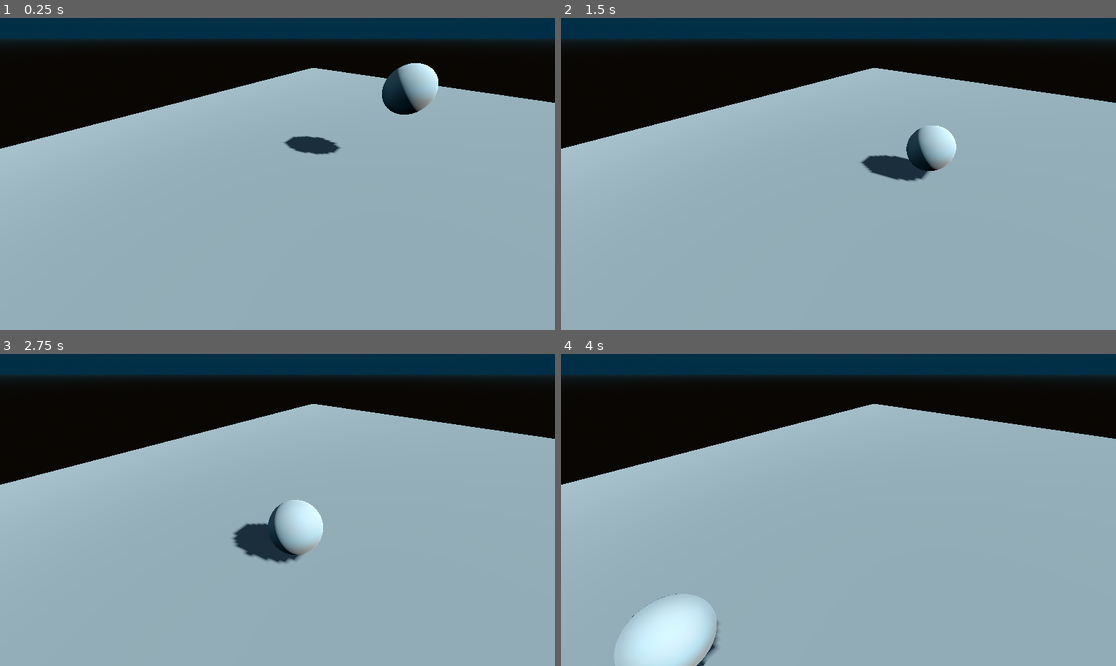
Above: before the commit, frames 1-4 (two rows, left to right).
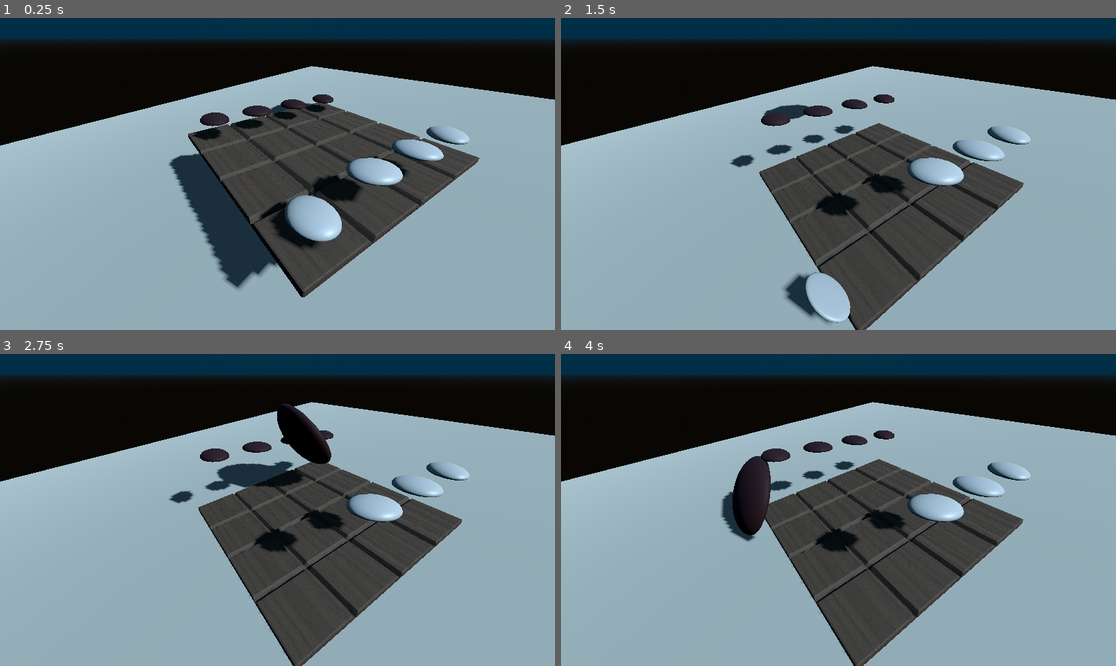
Above: after the commit, the same moments.

Repository: Runchimchar/shove-online
Game: Godot game, scene res://scenes/main.tscn
Same seed, same stepped clock (60 frames per second), same inputs: the game is played once before the commit and once after it.
Inputs:
- Up to frame 1 (0.25 s): no input
- Up to frame 2 (1.5 s): no input
- Up to frame 3 (2.75 s): no input
- Up to frame 4 (4 s): no input

The runs differ from the first frame. In frame 1, 22% of the frame differs, in the area x 0-100%, y 14-90%; in frame 2, 20%; in frame 3, 20%; in frame 4, 23%, in the area x 0-100%, y 15-100%.

Commit message:
Added meshes and textures

Diff:
--- /dev/null
+++ b/source/assets/material/board_mat.tres
@@ -0,0 +1,11 @@
+[gd_resource type="StandardMaterial3D" load_steps=2 format=3 uid="uid://cfvbalnphmqqu"]
+
+[ext_resource type="Texture2D" uid="uid://dfru081g5srcg" path="res://assets/material/wood.jpg" id="1_uhpun"]
+
+[resource]
+resource_name = "Material"
+cull_mode = 2
+albedo_texture = ExtResource("1_uhpun")
+metallic_specular = 0.69
+roughness = 0.76
+texture_filter = 0
--- /dev/null
+++ b/source/assets/material/dark_mat.tres
@@ -0,0 +1,7 @@
+[gd_resource type="StandardMaterial3D" format=3 uid="uid://bubi2ah5brv1i"]
+
+[resource]
+albedo_color = Color(0.2995715, 0.21799737, 0.25221702, 1)
+metallic = 0.26
+metallic_specular = 0.26
+roughness = 0.62
--- /dev/null
+++ b/source/assets/material/light_mat.tres
@@ -0,0 +1,6 @@
+[gd_resource type="StandardMaterial3D" format=3 uid="uid://dc3g8ykt45s0l"]
+
+[resource]
+albedo_color = Color(0.8504813, 0.8561692, 0.90276444, 1)
+metallic_specular = 0.76
+roughness = 0.46
--- a/source/scenes/main.tscn
+++ b/source/scenes/main.tscn
@@ -1,15 +1,16 @@
-[gd_scene load_steps=12 format=3 uid="uid://dyermsf8le20f"]
+[gd_scene load_steps=17 format=3 uid="uid://dyermsf8le20f"]
+
+[ext_resource type="Material" uid="uid://bubi2ah5brv1i" path="res://assets/material/dark_mat.tres" id="2_jyhfs"]
+[ext_resource type="Material" uid="uid://dc3g8ykt45s0l" path="res://assets/material/light_mat.tres" id="4_jyhfs"]
+[ext_resource type="ArrayMesh" uid="uid://cjjgnntvkxl8" path="res://assets/meshes/token.obj" id="5_o6xl0"]
+[ext_resource type="Material" uid="uid://cfvbalnphmqqu" path="res://assets/material/board_mat.tres" id="5_tefeu"]
+[ext_resource type="ArrayMesh" uid="uid://cah18mj2u1mg2" path="res://assets/meshes/board.obj" id="7_85g3d"]
 
 [sub_resource type="PhysicsMaterial" id="PhysicsMaterial_sgp6g"]
 friction = 0.8
 bounce = 0.8
 
 [sub_resource type="SphereShape3D" id="SphereShape3D_sgp6g"]
-
-[sub_resource type="StandardMaterial3D" id="StandardMaterial3D_o5qli"]
-
-[sub_resource type="SphereMesh" id="SphereMesh_o5qli"]
-material = SubResource("StandardMaterial3D_o5qli")
 
 [sub_resource type="PhysicsMaterial" id="PhysicsMaterial_o5qli"]
 friction = 0.78
@@ -41,18 +42,28 @@
 background_mode = 2
 sky = SubResource("Sky_o5qli")
 
+[sub_resource type="BoxShape3D" id="BoxShape3D_tbgi4"]
+size = Vector3(4.4455566, 0.125, 4.421875)
+
+[sub_resource type="CapsuleShape3D" id="CapsuleShape3D_tbgi4"]
+radius = 0.26464844
+height = 1.036377
+
 [node name="Node3D" type="Node3D"]
 
 [node name="Ball" type="RigidBody3D" parent="."]
-transform = Transform3D(1, 0, 0, 0, 1, 0, 0, 0, 1, 0.54536796, 2.3612914, -3.0371435)
+transform = Transform3D(1, 0, 0, 0, 1, 0, 0, 0, 1, 0.54536796, 1.7439733, -5.069332)
 physics_material_override = SubResource("PhysicsMaterial_sgp6g")
+linear_velocity = Vector3(-0.51, 9.96, 1.305)
 
 [node name="CollisionShape3D" type="CollisionShape3D" parent="Ball"]
 shape = SubResource("SphereShape3D_sgp6g")
 
 [node name="MeshInstance3D" type="MeshInstance3D" parent="Ball"]
+transform = Transform3D(2.995, 0, 0, 0, 2.995, 0, 0, 0, 2.995, 0, 0, 0)
 gi_mode = 2
-mesh = SubResource("SphereMesh_o5qli")
+mesh = ExtResource("5_o6xl0")
+surface_material_override/0 = ExtResource("2_jyhfs")
 
 [node name="Table" type="StaticBody3D" parent="."]
 transform = Transform3D(1, 0, 0, 0, 0.9930828, -0.11741607, 0, 0.11741607, 0.9930828, 0, 0, 0)
@@ -65,7 +76,7 @@
 mesh = SubResource("PlaneMesh_sgp6g")
 
 [node name="Camera3D" type="Camera3D" parent="."]
-transform = Transform3D(0.5546412, -0.4604713, 0.6930652, 2.1653614e-08, 0.8329213, 0.55339146, -0.83208966, -0.3069336, 0.46197242, 2.8063066, 2.9763212, 1.7970462)
+transform = Transform3D(0.5546412, -0.46047127, 0.6930652, 2.1653614e-08, 0.8329213, 0.5533914, -0.83208966, -0.30693364, 0.46197245, 3.6344764, 2.9763212, 2.433504)
 
 [node name="DirectionalLight3D" type="DirectionalLight3D" parent="."]
 transform = Transform3D(0.3907312, 0.5755389, 0.7183899, -6.8227386e-08, -0.78043044, 0.6252426, 0.9205048, -0.24430186, -0.30493847, 2.6201847, -1.1920929e-07, -0.7365124)
@@ -74,3 +85,74 @@
 
 [node name="WorldEnvironment" type="WorldEnvironment" parent="."]
 environment = SubResource("Environment_0wfyh")
+
+[node name="RigidBody3D" type="RigidBody3D" parent="."]
+transform = Transform3D(1, 0, 0, 0, 1, 0, 0, 0, 1, 0.70831716, 1.2748771, -0.5620022)
+
+[node name="Board" type="MeshInstance3D" parent="RigidBody3D"]
+transform = Transform3D(2.275, 0, 0, 0, 2.275, 0, 0, 0, 2.275, 0, 0, 0)
+material_override = ExtResource("5_tefeu")
+mesh = ExtResource("7_85g3d")
+skeleton = NodePath("../..")
+
+[node name="CollisionShape3D" type="CollisionShape3D" parent="RigidBody3D"]
+transform = Transform3D(1, 0, 0, 0, 1, 0, 0, 0, 1, 0, 0.028022766, -0.02286768)
+shape = SubResource("BoxShape3D_tbgi4")
+
+[node name="Light Tokens" type="Node3D" parent="."]
+transform = Transform3D(1, 0, 0, 0, 1, 0, 0, 0, 1, 2.4096863, 1.4490464, 1.1157124)
+
+[node name="RigidBody3D" type="RigidBody3D" parent="Light Tokens"]
+
+[node name="Token" type="MeshInstance3D" parent="Light Tokens/RigidBody3D"]
+mesh = ExtResource("5_o6xl0")
+skeleton = NodePath("../../..")
+surface_material_override/0 = ExtResource("4_jyhfs")
+
+[node name="CollisionShape3D" type="CollisionShape3D" parent="Light Tokens/RigidBody3D"]
+transform = Transform3D(-4.371139e-08, 1, 0, -1, -4.371139e-08, 0, 0, 0, 1, 0, -0.003733039, 0)
+shape = SubResource("CapsuleShape3D_tbgi4")
+
+[node name="Token2" type="MeshInstance3D" parent="Light Tokens"]
+transform = Transform3D(0.5547138, 0, 0.83204126, 0, 1, 0, -0.83204126, 0, 0.5547138, 0, 0, -1.0883213)
+mesh = ExtResource("5_o6xl0")
+skeleton = NodePath("../..")
+surface_material_override/0 = ExtResource("4_jyhfs")
+
+[node name="Token3" type="MeshInstance3D" parent="Light Tokens"]
+transform = Transform3D(0.93302894, 0, 0.3598014, 0, 1, 0, -0.3598014, 0, 0.93302894, 0, 0, -2.2297122)
+mesh = ExtResource("5_o6xl0")
+skeleton = NodePath("../..")
+surface_material_override/0 = ExtResource("4_jyhfs")
+
+[node name="Token4" type="MeshInstance3D" parent="Light Tokens"]
+transform = Transform3D(0.8353759, 0, -0.5496791, 0, 1, 0, 0.5496791, 0, 0.8353759, 0, 0, -3.3516057)
+mesh = ExtResource("5_o6xl0")
+skeleton = NodePath("../..")
+surface_material_override/0 = ExtResource("4_jyhfs")
+
+[node name="Dark Tokens" type="Node3D" parent="."]
+transform = Transform3D(1, 0, 0, 0, 1, 0, 0, 0, 1, -0.89733624, 1.4490464, 1.1157124)
+
+[node name="Token" type="MeshInstance3D" parent="Dark Tokens"]
+mesh = ExtResource("5_o6xl0")
+skeleton = NodePath("../..")
+surface_material_override/0 = ExtResource("2_jyhfs")
+
+[node name="Token2" type="MeshInstance3D" parent="Dark Tokens"]
+transform = Transform3D(0.5547138, 0, 0.83204126, 0, 1, 0, -0.83204126, 0, 0.5547138, 0, 0, -1.0883213)
+mesh = ExtResource("5_o6xl0")
+skeleton = NodePath("../..")
+surface_material_override/0 = ExtResource("2_jyhfs")
+
+[node name="Token3" type="MeshInstance3D" parent="Dark Tokens"]
+transform = Transform3D(0.93302894, 0, 0.3598014, 0, 1, 0, -0.3598014, 0, 0.93302894, 0, 0, -2.2297122)
+mesh = ExtResource("5_o6xl0")
+skeleton = NodePath("../..")
+surface_material_override/0 = ExtResource("2_jyhfs")
+
+[node name="Token4" type="MeshInstance3D" parent="Dark Tokens"]
+transform = Transform3D(0.8353759, 0, -0.5496791, 0, 1, 0, 0.5496791, 0, 0.8353759, 0, 0, -3.3516057)
+mesh = ExtResource("5_o6xl0")
+skeleton = NodePath("../..")
+surface_material_override/0 = ExtResource("2_jyhfs")
Binary file added: source/assets/material/wood.jpg
Not shown, added: source/assets/material/wood.jpg.import
Not shown, added: source/assets/meshes/board.obj
Not shown, added: source/assets/meshes/board.obj.import
Not shown, added: source/assets/meshes/token.obj
Not shown, added: source/assets/meshes/token.obj.import
Not shown, added: raw_assets/Board.blend
Not shown, added: raw_assets/Token.blend
